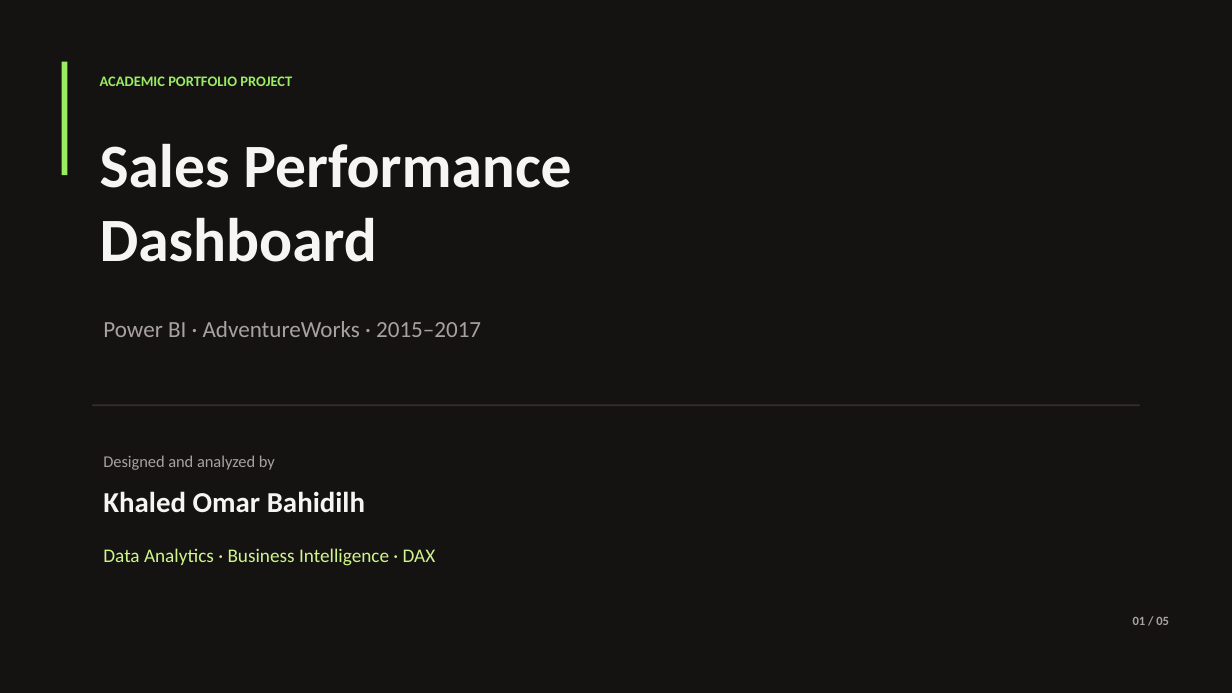
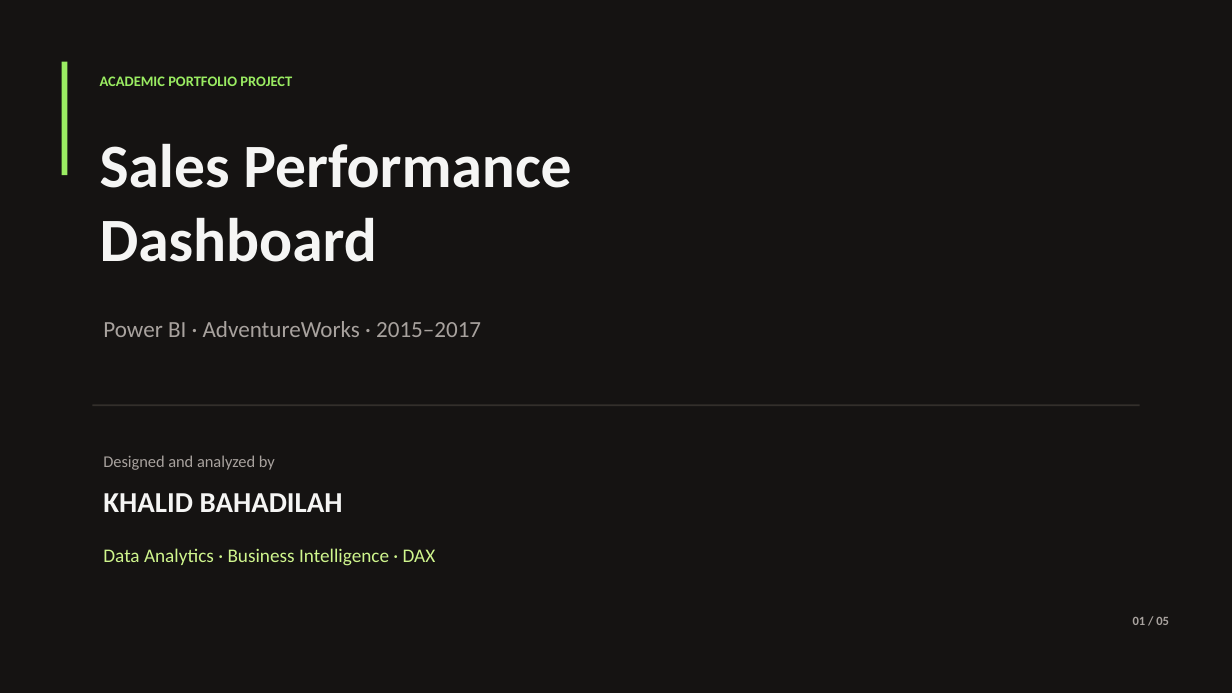
Before and after one commit to KHALEDBL1/Sales-Performance-Dashboard-Power-BI, a slide deck: slide 1 of docs/project-overview.pptx. Drawn at 1232x693 pixels with LibreOffice and Linux fonts; fonts in the diff are those of the drawing. Boxes give left, top, right and bottom in pixels: in the first picture for what was removed or moved away, otherwise in the second. Text is boxed around its words. In the diff, an @@ line names an element or a change of style, - is before the commit and + after.

Commit message:
Correct author name on project overview title slide

```diff
--- a/docs/project-overview.pptx
+++ b/docs/project-overview.pptx
@@ text at [103,493,343,512]: text changed @@
-Khaled Omar Bahidilh
+KHALID BAHADILAH
```
